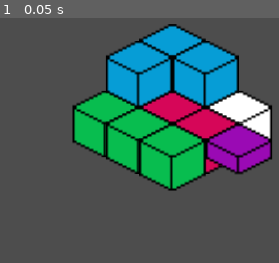
Above: before the commit, frame 1.
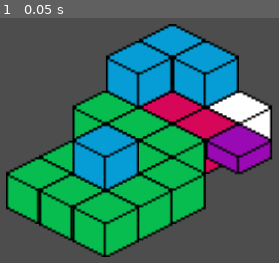
Above: after the commit, the same moment.

Repository: Goldenlion5648/GodotIsometricExample
Game: Godot game, scene res://main.tscn
Two runs of this game, one before a commit and one after it. Both use one fixed random seed, a clock stepped at 60 frames per second and the inputs below.
Inputs:
- Up to frame 1 (0.05 s): no input

The runs differ from the first frame. In frame 1, 23% of the frame differs, in the area x 2-74%, y 43-98%.

Commit message:
add back code to fill area

Diff:
--- a/TileMap.gd
+++ b/TileMap.gd
@@ -12,12 +12,11 @@
 
 # Called when the node enters the scene tree for the first time.
 func _ready() -> void:
-	pass
-	#for y in range(3):
-		#for x in range(3):
-			#set_cell(layers.level0, Vector2i(2 + x, 2 + y), main_source, green_block_atlas_pos)
-	#
-	#set_cell(layers.level1, Vector2i(2, 2), main_source, blue_block_atlas_pos)
+	for y in range(3):
+		for x in range(3):
+			set_cell(layers.level0, Vector2i(2 + x, 2 + y), main_source, green_block_atlas_pos)
+
+	set_cell(layers.level1, Vector2i(2, 2), main_source, blue_block_atlas_pos)
 
 
 
